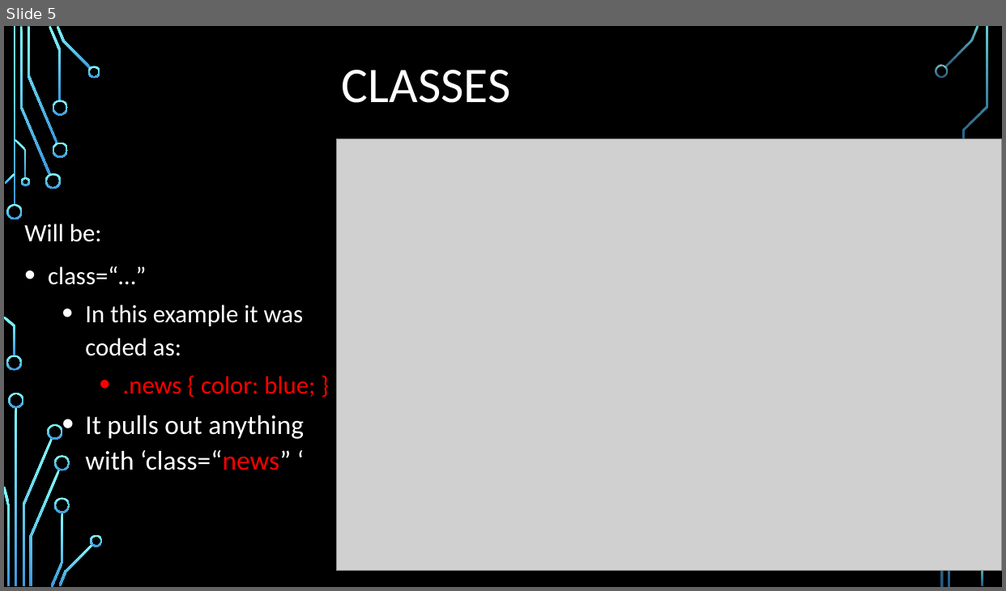
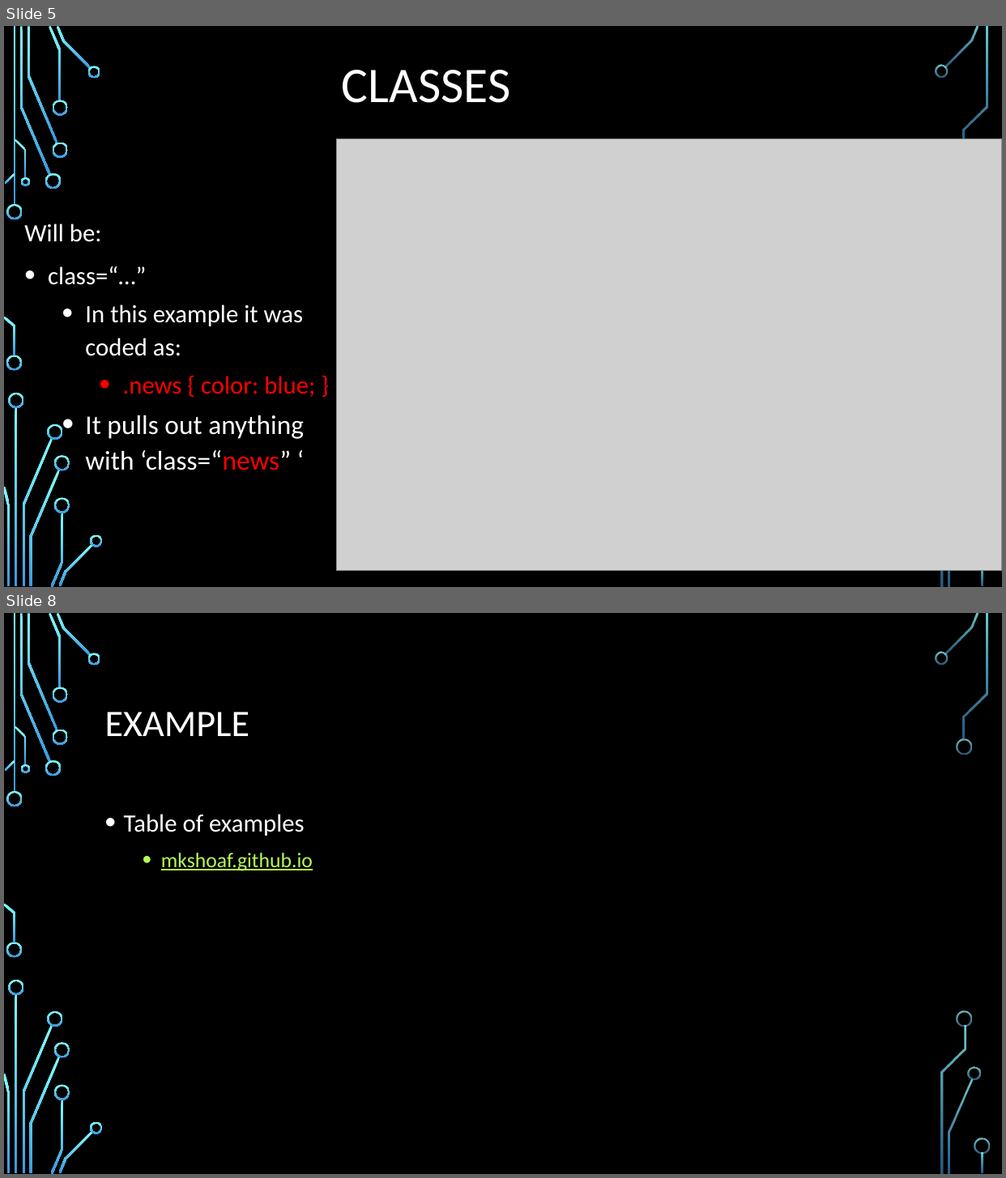
Before and after one commit to mkshoaf/mkshoaf.github.io, a slide deck: presentation/CSS Specificity.pptx. Shown one above the other, each under a label of ours: slide 5 before the commit, slides 5 and 8 after it; the slides between them are not shown. The pictures are 1006x591 and 1006x1178 pixels, drawn with LibreOffice and Linux fonts; fonts in the diff are those of the drawing; grey boxes stand for pictures; background and template pictures are left out. Boxes give left, top, right and bottom in pixels: in the first picture for what was removed or moved away, otherwise in the second. Text is boxed around its words. In the diff, an @@ line names an element or a change of style, - is before the commit and + after.

```diff
--- a/presentation/CSS Specificity.pptx
+++ b/presentation/CSS Specificity.pptx
@@ slide 8 added at [4,613,1002,1174], background picture (left out); not listed: 32 template elements that a slide beside it also shows @@
@@ title added at [105,712,249,736], 36 pt, text #FFFFFF @@
+EXAMPLE
@@ text added at [124,814,313,871], 20 pt, text #B8FA56, underline @@
+• Table of examples
+  • mkshoaf.github.io
@@ group added at [957,739,990,1154]: 4 freeform shapes @@
```
Also in this commit, not shown: 1 slide changed, 3 other slides added.
